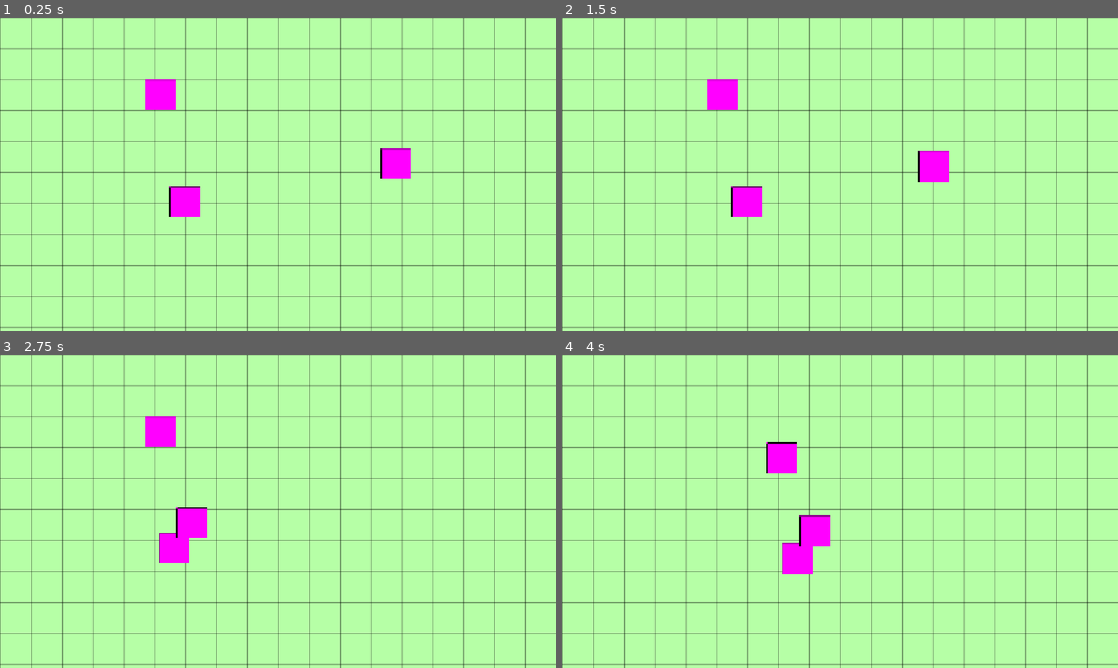
Above: before the commit, frames 1-4 (two rows, left to right).
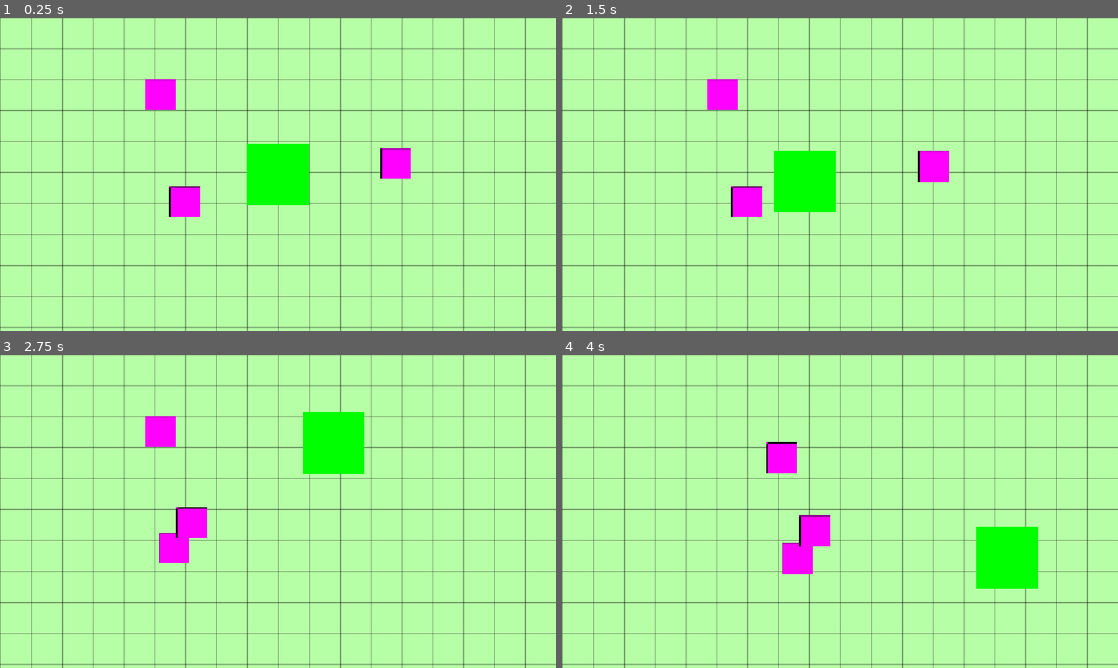
Above: after the commit, the same moments.

Repository: g-santos-m/rts-godot
Game: Godot game, scene res://scenes/test_Scene2.tscn
Two runs of this game, one before a commit and one after it. Both use one fixed random seed, a clock stepped at 60 frames per second and the inputs below. This scene is started directly instead of the project's main scene.
Inputs (mouse positions are in pixels of both pictures, inside the frame that each line leads up to):
- Up to frame 1 (0.25 s): no input
- Up to frame 2 (1.5 s): tap Enter at 0.5 s; move the mouse to (962, 158) at 0.52 s; press the mouse at (962, 158) at 0.53 s; release the mouse at (962, 158) at 1.25 s; tap Space at 1.25 s; drag from (728, 190) to (956, 161) at 1.27 s
- Up to frame 3 (2.75 s): move the mouse to (333, 442) at 2.02 s; tap 2 at 2.1 s; click (333, 442) at 2.17 s
- Up to frame 4 (4 s): drag from (812, 574) to (723, 430) at 2.77 s; move the mouse to (1006, 558) at 3.52 s; press the mouse at (1006, 558) at 3.53 s

The runs differ from the first frame. In frame 1, 2.2% of the frame differs, in the area x 44-56%, y 40-60%; in frame 2, 2.2%; in frame 3, 2.2%; in frame 4, 2.2%, in the area x 74-86%, y 54-75%.

Commit message:
recuadro visual

Diff:
--- /dev/null
+++ b/rts-godot-project/scenes/entities/buildings/building_test.gd
@@ -0,0 +1,24 @@
+extends Node2D
+
+@export var building_area := Rect2(0,0,128,128)
+var query_rect = RectangleShape2D.new()
+var can_build = []
+func _ready() -> void:
+	pass
+
+func _process(delta):
+	building_area.position = get_global_mouse_position() - building_area.size/2
+	var space = get_world_2d().direct_space_state
+	query_rect.size = abs(building_area.size)
+	var q = PhysicsShapeQueryParameters2D.new()
+	q.shape = query_rect
+	q.collision_mask = 2
+	q.transform = Transform2D(0, get_global_mouse_position())
+	can_build = space.intersect_shape(q)
+	queue_redraw()
+
+func _draw():
+	if can_build.size() == 0:
+		draw_rect(building_area, Color.GREEN)
+	else:
+		draw_rect(building_area, Color.RED)
--- /dev/null
+++ b/rts-godot-project/scenes/entities/buildings/building_test.tscn
@@ -0,0 +1,6 @@
+[gd_scene format=3 uid="uid://ctp3dyf4t5d0m"]
+
+[ext_resource type="Script" uid="uid://do2ysi1ehaoim" path="res://scenes/entities/buildings/building_test.gd" id="1_gmuer"]
+
+[node name="BuildingTest" type="Node2D" unique_id=803767306]
+script = ExtResource("1_gmuer")
--- a/rts-godot-project/scenes/entities/buildings/castle/castle.gd
+++ b/rts-godot-project/scenes/entities/buildings/castle/castle.gd
@@ -9,13 +9,13 @@
 @onready var printer := Printer.new(name)
 
 func _ready() -> void:
-    printer.cprint("has spawned at ", global_position)
+	printer.cprint("has spawned at ", global_position)
 
 func take_damage(damage: float) -> void:
-    current_health -= damage
-    if current_health < 0:
-        current_health = 0
-    printer.cprint("has taken ", damage, " damage. Current health is ", current_health, "/", MAX_HEALTH)
-    if current_health == 0:
-        printer.cprint("has been destroyed")
-        queue_free()
+	current_health -= damage
+	if current_health < 0:
+		current_health = 0
+	printer.cprint("has taken ", damage, " damage. Current health is ", current_health, "/", MAX_HEALTH)
+	if current_health == 0:
+		printer.cprint("has been destroyed")
+		queue_free()
--- a/rts-godot-project/scenes/test_Scene2.tscn
+++ b/rts-godot-project/scenes/test_Scene2.tscn
@@ -3,6 +3,7 @@
 [ext_resource type="Texture2D" uid="uid://uj643yhvmg8n" path="res://assets/textures/_test/terrain/ground_tile.png" id="1_jad68"]
 [ext_resource type="Script" uid="uid://md1p2ho87brs" path="res://scenes/test_scene_2.gd" id="1_lktkq"]
 [ext_resource type="PackedScene" uid="uid://dd18wmronyiuj" path="res://scenes/entities/units/unidad_test.tscn" id="3_iteso"]
+[ext_resource type="PackedScene" uid="uid://ctp3dyf4t5d0m" path="res://scenes/entities/buildings/building_test.tscn" id="4_iteso"]
 
 [sub_resource type="TileSetAtlasSource" id="TileSetAtlasSource_wptc6"]
 texture = ExtResource("1_jad68")
@@ -45,3 +46,5 @@
 
 [node name="UnidadTest3" parent="." unique_id=944184361 instance=ExtResource("3_iteso")]
 position = Vector2(332, 158)
+
+[node name="BuildingTest" parent="." unique_id=803767306 instance=ExtResource("4_iteso")]
Not shown, added: rts-godot-project/scenes/entities/buildings/building_test.gd.uid
